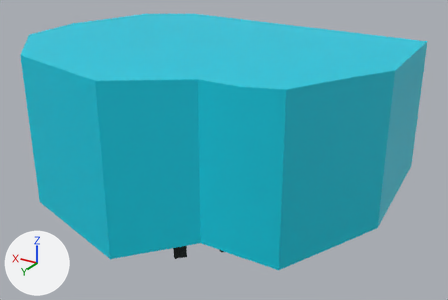
Two versions of the Blender file data/levels/boiling_point/models/boiling_point.blend, one commit apart.
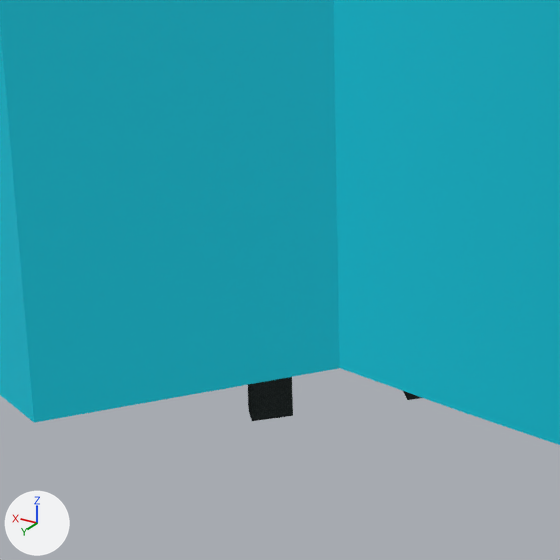
There are two pictures of each version: one whole from a 50 mm lens placed at (-12632.0, 18643.0, 10832.0), pointed at (-2832.0, 2310.0, 2666.0), one close up on the part from 22% to 59% of the width and 45% to 100% of the height. The axes (+X, +Y, +Z) are drawn at lower left. The lights are the same throughout. Objects named as collision shapes, trigger or cutter boxes, shadow casters or lower levels of detail are left out.

Script lines for the objects in view, before the commit:
```python
ob_bsp = bpy.data.objects.new('bsp', me_cube_001)
ob_bsp.parent = ob_frame
ob_bsp.location = (11.88, -11.88, 0.51)
```
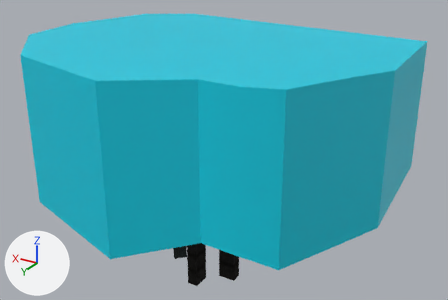
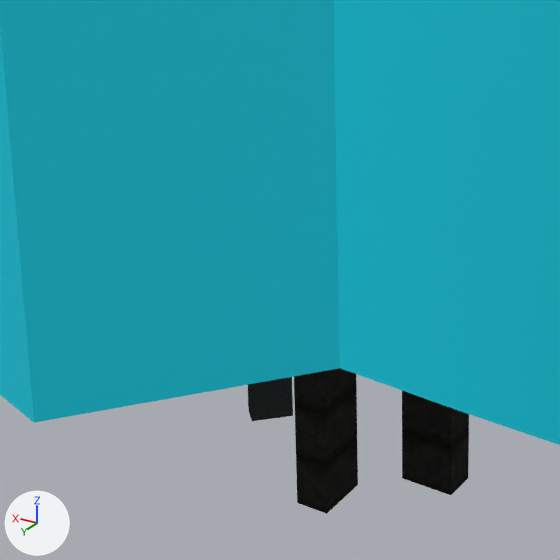
Boxes (x1, y1, x2, y2) around the edits, measured in the close-ups (560 x 560 px):
'bsp', reshaped: before (0, 0, 560, 445); after (0, 0, 560, 514)
part 1 of me_cube_001, built on (black): after (294, 368, 469, 514)

Diff of the bpy script that builds the scene:
```diff
--- a/data/levels/boiling_point/models/boiling_point.blend.py
+++ b/data/levels/boiling_point/models/boiling_point.blend.py
@@ img_pipe_brine_tif @@
+img_pipe_brine_tif = load_image('pipe_brine.tif', '../bitmaps/pipe_brine.tif', 512, 512, 'sRGB')
@@ mat_bp_pipes_brine @@
+mat_bp_pipes_brine = principled_material('bp_pipes_brine')
+mat_bp_pipes_brine.texture = img_pipe_brine_tif
@@ me_cube_001 @@
 # used by ob_bsp; parent = ob_frame; location = (11.88, -11.88, 0.51)
-me_cube_001.from_pydata(...)  # 7672 vertices, 8991 faces, 2 loose edges; spans x -8265.0..3412.0, y -1364.0..7295.0, z -2468.0..6223.0
+me_cube_001.from_pydata(...)  # 7816 vertices, 9138 faces, 2 loose edges; spans x -8265.0..3412.0, y -1364.0..7295.0, z -2468.0..6223.0
+# me_cube_001 part 1
+# 10 vertices are removed from x -2790.0..-2740.0, y 2043.0..2216.0, z 301.0..602.0
+# 92 faces are deleted
+# 12 vertices in x -2890.0..-2829.0, y 2099.0..2160.0, z -523.0 move by (0.0, 0.0, -1813.0)
+# 12 vertices in x -2157.0..-2097.0, y 2841.0..2901.0, z -564.0 move by (0.0, 0.0, -1814.0)
+# 10 vertices in x -3199.0..-1856.0, y 1856.0..3199.0, z -600.0 move by (0.0, 0.0, -1868.0)
+# 38 vertices move from x -2690.0..-1665.0, y 1665.0..2229.0, z 301.0..742.0 to x -2690.0..-1663.0, y 1663.0..2225.0, z 297.0..740.0
+# 112 vertices are added at x -2790.0..-1582.0, y 1595.0..2229.0, z 297.0..767.0
+# 5 new vertices lie (7.0, 7.0, 0.0) away from vertices in x -1641.0..-1623.0, y 1924.0..1941.0, z 610.0..659.0
+# 9 new vertices lie (0.0, 0.0, 288.0) away from vertices in x -2740.0..-2590.0, y 2029.0..2229.0, z 308.0
+# 8 new vertices lie (43.0, 43.0, 0.0) away from vertices in x -1868.0..-1722.0, y 1679.0..1825.0, z 564.0..705.0
+# 8 new vertices lie (7.0, 7.0, 0.0) away from vertices in x -1850.0..-1704.0, y 1697.0..1843.0, z 569.0..700.0
+# 6 new vertices lie (57.0, 57.0, 0.0) away from vertices in x -1878.0..-1726.0, y 1669.0..1821.0, z 555.0..713.0
+# 6 new vertices lie (56.0, 56.0, 0.0) away from vertices in x -1822.0..-1746.0, y 1690.0..1766.0, z 527.0..742.0
+# 45 new faces join them, mat_bp_pipes_water (picture img_pipe_water_tif)
+# 44 new faces join them, mat_bp_pipes_other (picture img_pipe_yellow_tif)
+# 36 new faces join them, mat_bp_panels_trim_yel (picture img_panel_strip_tga)
+# 96 new faces join them, mat_bp_panels_trim (picture img_panel_strip_tga)
+# 2 new faces join them, mat_bp_concrete (picture img_greywall_tif_001)
+# 16 new faces join them, mat_bp_pipes_brine (picture img_pipe_brine_tif)
 me_cube_001.materials.append(mat_bp_icy_siding)
@@ me_cube_001 @@
 me_cube_001.materials.append(mat_bp_trim_alt)
-me_cube_001.materials.append(mat_bp_oxy_tank)  # picture img_obj_oxy_tank_tga
 me_cube_001.materials.append(mat_bp_grid)
@@ me_cube_001 @@
 me_cube_001.materials.append(mat_bp_tech_rack)
+me_cube_001.materials.append(mat_bp_pipes_brine)  # picture img_pipe_brine_tif
```
